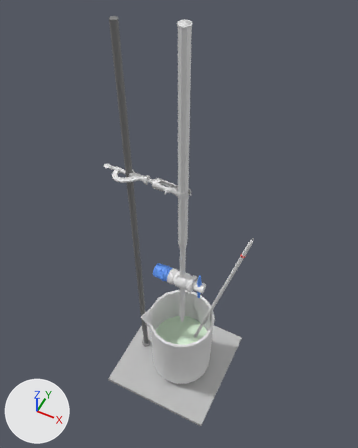
Before and after pictures for a commit that changed the FBX model Source/TitrationKit/buret_stand_FBX.FBX.
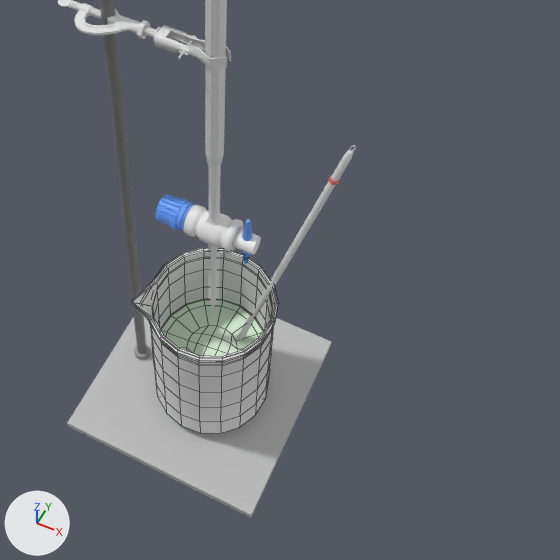
There are two pictures of each version: one whole from a 50 mm camera at (0.256, -0.532, 1.212) aimed at (-0.033, 0.046, 0.49), one close up on the part from 21% to 100% of the width and 37% to 100% of the height. The axes (+X, +Y, +Z) are drawn at lower left. The lights are the same throughout. The close-ups show mesh edges as thin lines. Where no turn or scale is listed for an object, it has been applied to the vertices.

Names of what the first close-up shows: 'beaker_A', 'beaker_A_liquid', 'buret_part_A', 'buret_part_B', 'buret_stand_part_A', 'buret_stand_part_C', 'clamp_part_C', 'clamp_part_Q', 'thermometer_part_A'.
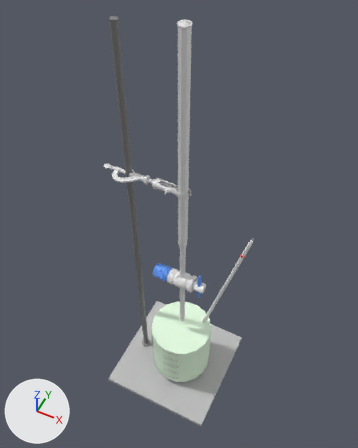
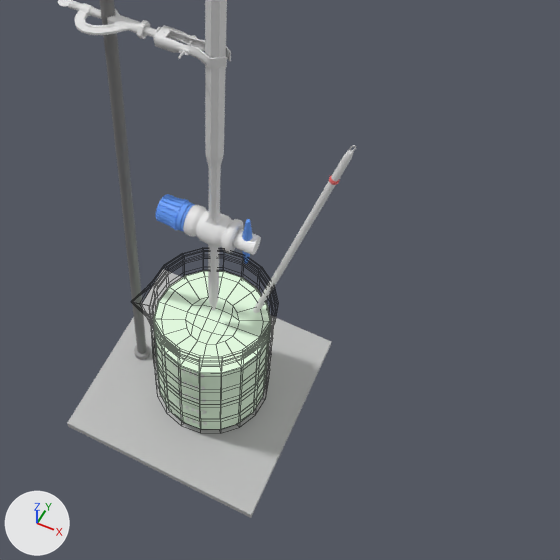
What differs and where, as boxes (x1, y1, x2, y2) in the close-ups (560 x 560 px; the box of a moved part takes in the faces that stretch with it):
```json
{"object": "beaker_A_liquid", "change": "reshaped", "before": [160, 299, 264, 356], "after": [153, 271, 271, 430]}
{"part": 1, "of": "me_mesh_022", "change": "moved or reshaped", "before": [160, 299, 264, 356], "after": [153, 271, 271, 401]}
```

Scene script edits in JSON lines:
```json
{"op": "add", "block": "img_beaker_a_opacity_jpg", "code": ["img_beaker_a_opacity_jpg = load_image('beaker_A_opacity.jpg', '_unpacked/beaker_A_opacity.jpg', 4096, 4096, 'Non-Color')"]}
{"op": "add", "block": "mat_beaker_a", "code": ["mat_beaker_a = bpy.data.materials.new('beaker_A')", "mat_beaker_a.use_nodes = True; mat_beaker_a.node_tree.nodes.clear()", "_N = mat_beaker_a.node_tree.nodes; _L = mat_beaker_a.node_tree.links", "n0 = _N.new('ShaderNodeBsdfPrincipled'); n0.name = 'Principled BSDF'", "n1 = _N.new('ShaderNodeOutputMaterial'); n1.name = 'Material Output'", "n2 = _N.new('ShaderNodeTexImage'); n2.name = 'Image Texture'", "n2.image = img_beaker_a_opacity_jpg", "_L.new(n2.outputs[0], n0.inputs[4])  # 'Color' to 'Alpha'", "_L.new(n0.outputs[0], n1.inputs[0])  # 'BSDF' to 'Surface'"]}
{"block": "me_mesh_021", "where": "me_mesh_021.from_pydata(...)  # 456 vertices, 454 faces; spans x -0.078..0.085, y -0.072..0.08, z -0.105..0.105"}
{"op": "add", "block": "me_mesh_021", "code": "me_mesh_021.materials.append(mat_beaker_a)"}
{"block": "me_mesh_022", "where": "# used by ob_beaker_a_liquid; location = (-0.008, 0.009, 0.064)"}
{"op": "remove", "block": "me_mesh_022", "code": "me_mesh_022.from_pydata(...)  # 204 vertices, 202 faces; spans x -0.0703..0.0703, y -0.0703..0.0703, z -0.0454..0.0454"}
{"op": "add", "block": "me_mesh_022", "code": "me_mesh_022.from_pydata(...)  # 204 vertices, 202 faces; spans x -0.0703..0.0703, y -0.0703..0.0703, z -0.0454..0.112"}
{"block": "me_mesh_022", "change": "me_mesh_022 part 1: 84 of the vertices in x -0.0701..0.0701, y -0.0701..0.0701, z 0.0434..0.0454 are multiplied about their middle by the matrix ((1.003, 0.0, 0.0), (0.0, 1.003, 0.0), (0.0, 0.0, 0.0)), then moved by (0.0, 0.0, 0.0676)"}
```
